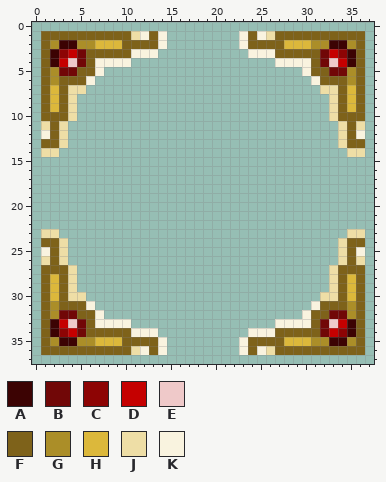
One commit to this pixel-art sprite: PSP Project/Res/selector.png. The picture above is the old version.
The file is 32x32 pixels. The old version is drawn lined up with the new one.
Palette (. is transparent): A #3c0303  B #710707  C #8d0404  D #c50000  E #efc9c9  F #7e621a  G #ab8e28  H #dcb83b  J #eedea6  K #f9f3df
Pixels before, first column x 1:
 1 FFFFFFFFFFJKFK........KFKJFFFFFFFFFF
 2 FGAAGGHHHFFFFK........KFFFFHHHGGAAGF
 3 FACDBFFFFFKKK..........KKKFFFFFBDCAF
 4 FADEBFKKKK................KKKKFBEDAF
 5 FGBBFFK......................KFFBBGF
 6 FGFFFK........................KFFFGF
 7 FHFJJ..........................JJFHF
 8 FHFJ............................JFHF
 9 FHFJ............................JFHF
10 FFFJ............................JFFF
11 JFJ..............................JFJ
12 KFJ..............................JFK
13 FFJ..............................JFF
14 JJ................................JJ
15 ....................................
16 ....................................
17 ....................................
18 ....................................
19 ....................................
20 ....................................
21 ....................................
22 ....................................
23 JJ................................JJ
24 FFJ..............................JFF
25 KFJ..............................JFK
26 JFJ..............................JFJ
27 FFFJ............................JFFF
28 FHFJ............................JFHF
29 FHFJ............................JFHF
30 FHFJJ..........................JJFHF
31 FGFFFK........................KFFFGF
32 FGBBFFK......................KFFBBGF
33 FADEBFKKKK................KKKKFBEDAF
34 FACDBFFFFFKKK..........KKKFFFFFBDCAF
35 FGAAGGHHHFFFFK........KFFFFHHHGGAAGF
36 FFFFFFFFFFJKFK........KFKJFFFFFFFFFF
New version:
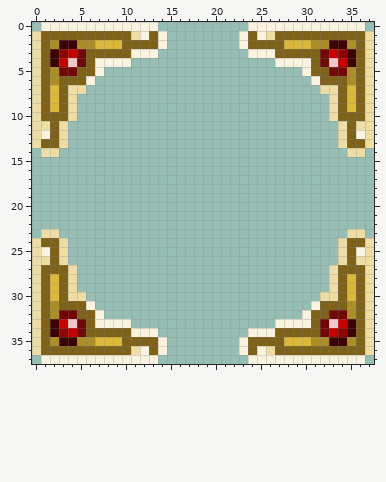
Author's note on the commit: -Updated selector.png and Select-Cursor.psd.
Changes in this commit:
{"change": "canvas 32x32 -> 38x38; drawings rearranged on the sheet (the old picture shows each at its new place)"}
{"y":0,"x":1,"old":".............","new":"KKKKKKKKKKKKK"}
{"y":0,"x":24,"old":".............","new":"KKKKKKKKKKKKK"}
{"y":1,"x":0,"old":".","new":"J"}
{"y":1,"x":37,"old":".","new":"J"}
{"y":2,"x":0,"old":".","new":"J"}
{"y":2,"x":37,"old":".","new":"J"}
{"y":3,"x":0,"old":".","new":"J"}
{"y":3,"x":37,"old":".","new":"J"}
{"y":4,"x":0,"old":".","new":"J"}
{"y":4,"x":37,"old":".","new":"J"}
{"y":5,"x":0,"old":".","new":"J"}
{"y":5,"x":37,"old":".","new":"J"}
{"y":6,"x":0,"old":".","new":"J"}
{"y":6,"x":37,"old":".","new":"J"}
{"y":7,"x":0,"old":".","new":"J"}
{"y":7,"x":37,"old":".","new":"J"}
{"y":8,"x":0,"old":".","new":"J"}
{"y":8,"x":37,"old":".","new":"J"}
{"y":9,"x":0,"old":".","new":"J"}
{"y":9,"x":37,"old":".","new":"J"}
{"y":10,"x":0,"old":".","new":"J"}
{"y":10,"x":37,"old":".","new":"J"}
{"y":11,"x":0,"old":".","new":"J"}
{"y":11,"x":37,"old":".","new":"J"}
{"y":12,"x":0,"old":".","new":"J"}
{"y":12,"x":37,"old":".","new":"J"}
{"y":13,"x":0,"old":".","new":"J"}
{"y":13,"x":37,"old":".","new":"J"}
{"y":24,"x":0,"old":".","new":"J"}
{"y":24,"x":37,"old":".","new":"J"}
{"y":25,"x":0,"old":".","new":"J"}
{"y":25,"x":37,"old":".","new":"J"}
{"y":26,"x":0,"old":".","new":"J"}
{"y":26,"x":37,"old":".","new":"J"}
{"y":27,"x":0,"old":".","new":"J"}
{"y":27,"x":37,"old":".","new":"J"}
{"y":28,"x":0,"old":".","new":"J"}
{"y":28,"x":37,"old":".","new":"J"}
{"y":29,"x":0,"old":".","new":"J"}
{"y":29,"x":37,"old":".","new":"J"}
{"y":30,"x":0,"old":".","new":"J"}
{"y":30,"x":37,"old":".","new":"J"}
{"y":31,"x":0,"old":".","new":"J"}
{"y":31,"x":37,"old":".","new":"J"}
{"y":32,"x":0,"old":".","new":"J"}
{"y":32,"x":37,"old":".","new":"J"}
{"y":33,"x":0,"old":".","new":"J"}
{"y":33,"x":37,"old":".","new":"J"}
{"y":34,"x":0,"old":".","new":"J"}
{"y":34,"x":37,"old":".","new":"J"}
{"y":35,"x":0,"old":".","new":"J"}
{"y":35,"x":37,"old":".","new":"J"}
{"y":36,"x":0,"old":".","new":"J"}
{"y":36,"x":37,"old":".","new":"J"}
{"y":37,"x":1,"old":".............","new":"KKKKKKKKKKKKK"}
{"y":37,"x":24,"old":".............","new":"KKKKKKKKKKKKK"}
